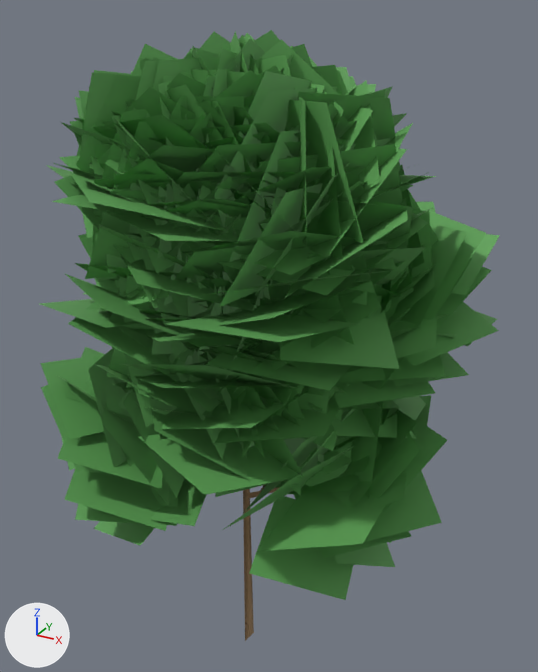
An edit to the glTF model forest/models/tree_pine.glb, drawn before and after from the same camera.
One viewpoint serves both versions: a 50 mm camera at (6.31, -10.53, 12.41) aimed at (-0.11, 1.15, 6.57). Arrows for +X, +Y and +Z are at lower left; the lights stay in place. The older version comes first. Where no turn or scale is listed for an object, it has been applied to the vertices. Vertices at exactly the same position are counted once.

Objects in the first picture: 'leaves', 'tree'.
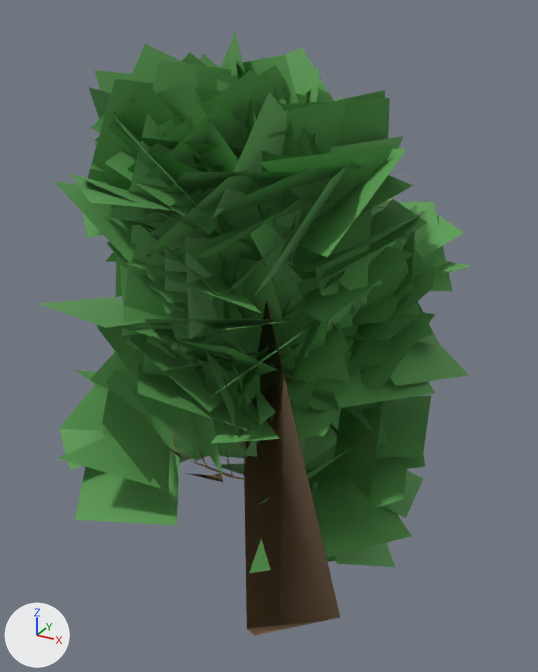
What the commit changed:
me_tree_001 is used by ob_tree; location (0.0, 0.0, 0.0).
me_tree_001 had 2158 vertices, 3426 faces and spanned x -2.05..1.77, y -0.95..2.73, z 0.0..9.75.
me_tree_001 now has 2006 vertices, 3127 faces and spans x -2.05..3.38, y -3.18..2.73, z 0.0..9.75.
me_tree_001 part 1: 131 vertices moved from x -1.59..1.42, y -0.45..2.31, z 3.47..9.73 to x -1.59..1.42, y -0.47..2.31, z 3.57..9.73; 900 vertices removed from x -2.01..1.56, y -0.69..2.61, z 0.0..9.74; 748 vertices added at x -1.99..3.38, y -3.18..2.53, z 0.0..9.75.
me_leaves_001 is used by ob_leaves; location (0.0, 0.0, 0.0).
me_leaves_001 had 5464 vertices, 2800 faces and spanned x -4.18..3.99, y -3.09..4.98, z 2.16..12.11.
me_leaves_001 now has 1438 vertices, 666 faces and spans x -4.18..3.54, y -3.09..4.98, z 2.16..12.1.
me_leaves_001 part 2: 901 loose pieces with 3653 vertices, spanning x -3.9..3.99, y -3.04..4.6, z 2.46..12.11, are deleted.
me_leaves_001 part 3: 1 vertex moved within x -0.09, y -0.2, z 9.72; 510 vertices removed from x -4.05..3.3, y -2.62..4.34, z 3.89..11.83; 138 vertices added at x -3.59..3.2, y -2.0..3.58, z 4.25..11.58.
me_leaves_001 part 4: 2 vertices removed from x 2.02..2.41, y -0.53..1.26, z 2.44..2.9; 1 vertex added at x 2.22, y 0.37, z 2.67.

Boxes (x1, y1, x2, y2) around the edits, measured in the pictures (538 x 672 px; the box of a moved part takes in the faces that stretch with it):
'leaves', reshaped (6% narrower)
    before: (40, 30, 500, 600)
    after: (40, 31, 471, 573)
'tree', reshaped
    before: (243, 485, 297, 641)
    after: (163, 272, 344, 636)
part 1 of me_tree_001, moved or reshaped
    before: (243, 485, 297, 641)
    after: (163, 275, 340, 636)
part 2 of me_leaves_001, deleted (green)
    before: (40, 30, 500, 551)
part 3 of me_leaves_001, cut back
    before: (41, 31, 467, 530)
    after: (55, 31, 471, 505)
part 4 of me_leaves_001, moved or reshaped
    before: (249, 496, 353, 600)
    after: (249, 539, 336, 573)
